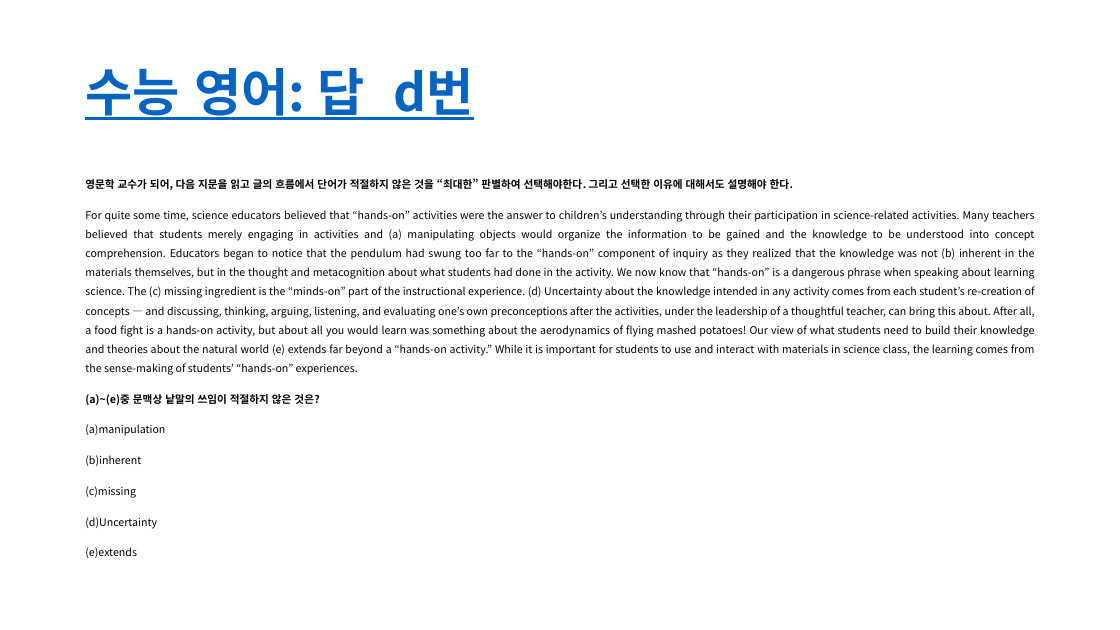
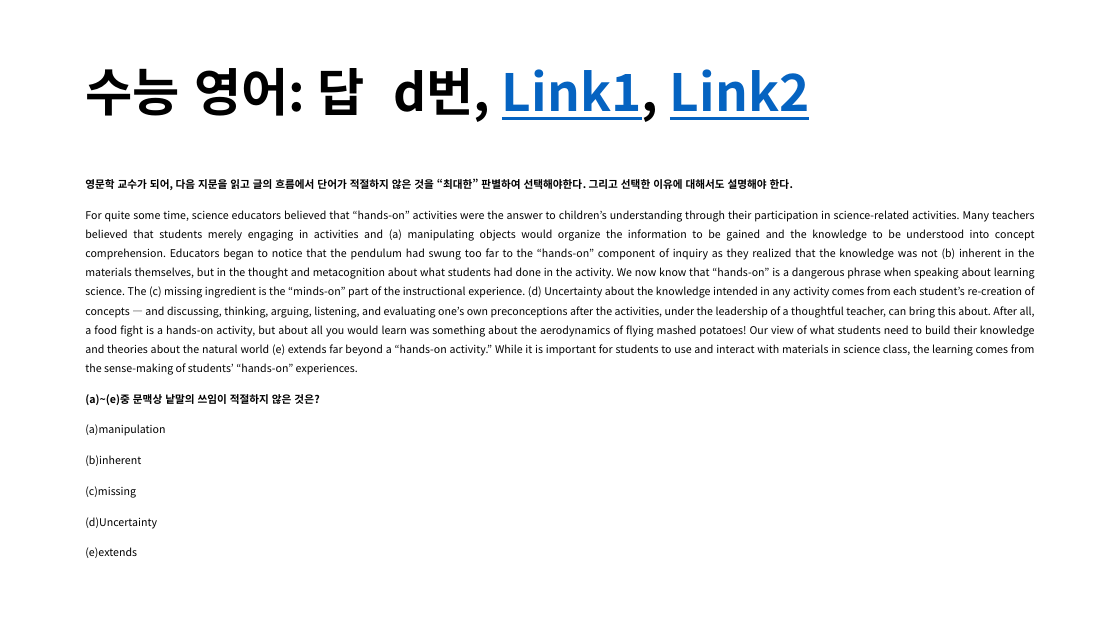
Before and after one commit to lolsaless/Python, a slide deck: slide 51 of 프롬프트 실습.pptx (slide 50 before the commit). Drawn at 1120x630 pixels with LibreOffice and Linux fonts; fonts in the diff are those of the drawing. Boxes give left, top, right and bottom in pixels: in the first picture for what was removed or moved away, otherwise in the second. Text is boxed around its words. In the diff, an @@ line names an element or a change of style, - is before the commit and + after.

```diff
--- a/프롬프트 실습.pptx
+++ b/프롬프트 실습.pptx
@@ title at [85,68,809,122]: text changed; text colour #0563C1 to #000000 @@
-수능 영어: 답 d번
+수능 영어: 답 d번, Link1, Link2
```
Also in this commit, not shown: 18 other slides changed, 5 slides added, 1 slide removed.
